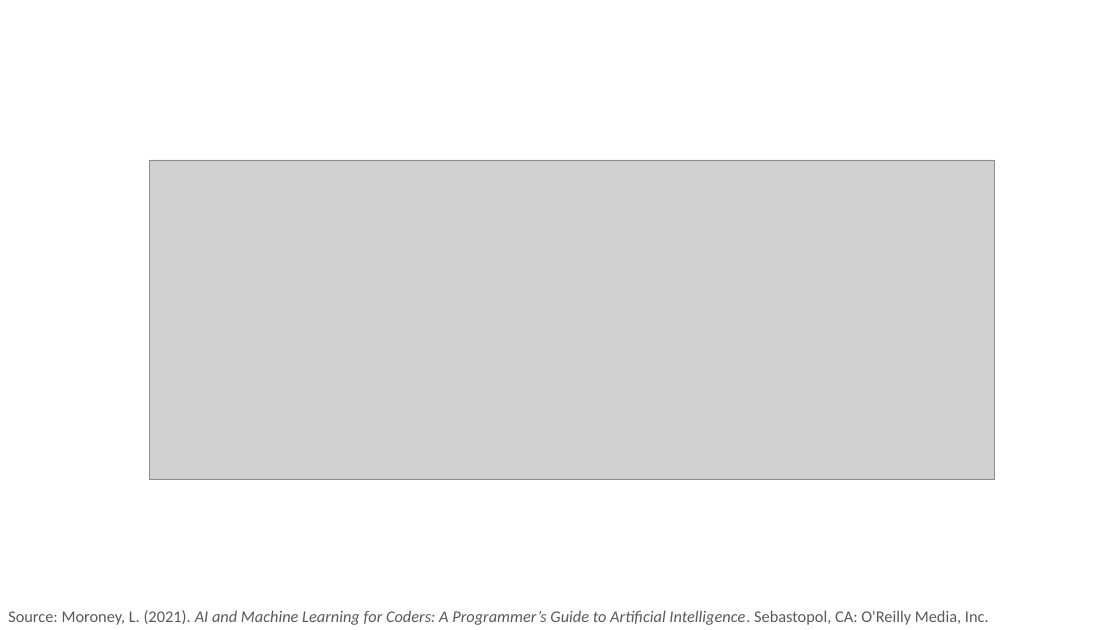
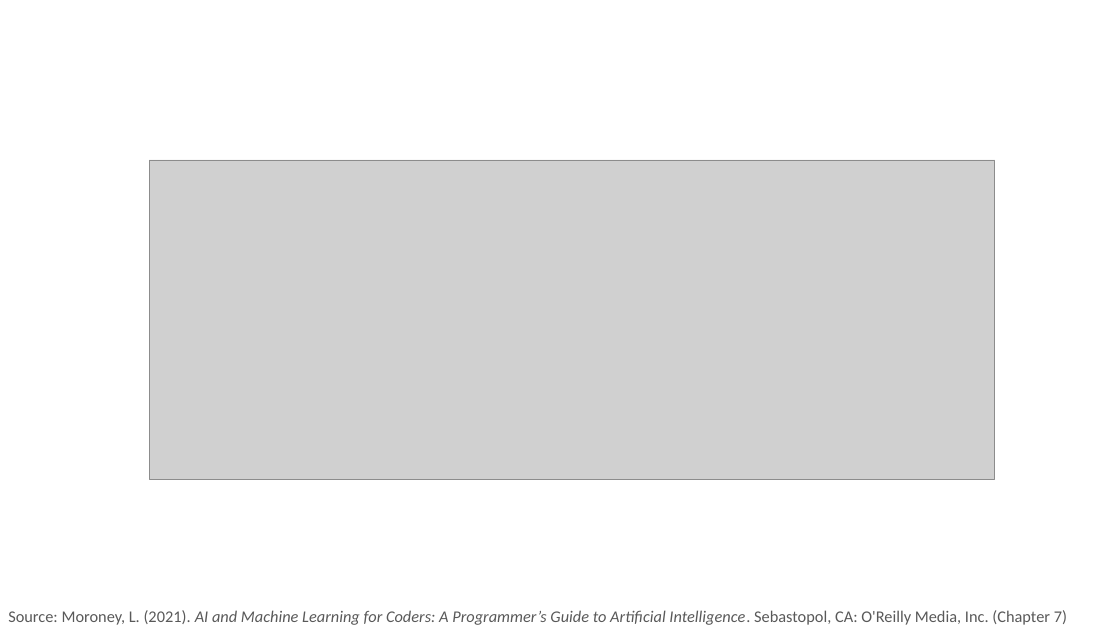
Before and after one commit to PracticumAI/rnn, a slide deck: slide 5 of presentations/02_lstm_gru.pptx. Drawn at 1120x630 pixels with LibreOffice and Linux fonts; fonts in the diff are those of the drawing; grey boxes stand for pictures. Boxes give left, top, right and bottom in pixels: in the first picture for what was removed or moved away, otherwise in the second. Text is boxed around its words. In the diff, an @@ line names an element or a change of style, - is before the commit and + after.

```diff
--- a/presentations/02_lstm_gru.pptx
+++ b/presentations/02_lstm_gru.pptx
@@ text at box(8, 610, 1067, 625): text changed @@
-Source: Moroney, L. (2021). AI and Machine Learning for Coders: A Programmer’s Guide to Artificial Intelligence. Sebastopol, CA: O'Reilly Media, Inc.
+Source: Moroney, L. (2021). AI and Machine Learning for Coders: A Programmer’s Guide to Artificial Intelligence. Sebastopol, CA: O'Reilly Media, Inc. (Chapter 7)
```
Also in this commit, not shown: 4 other slides changed, 1 slide added.
